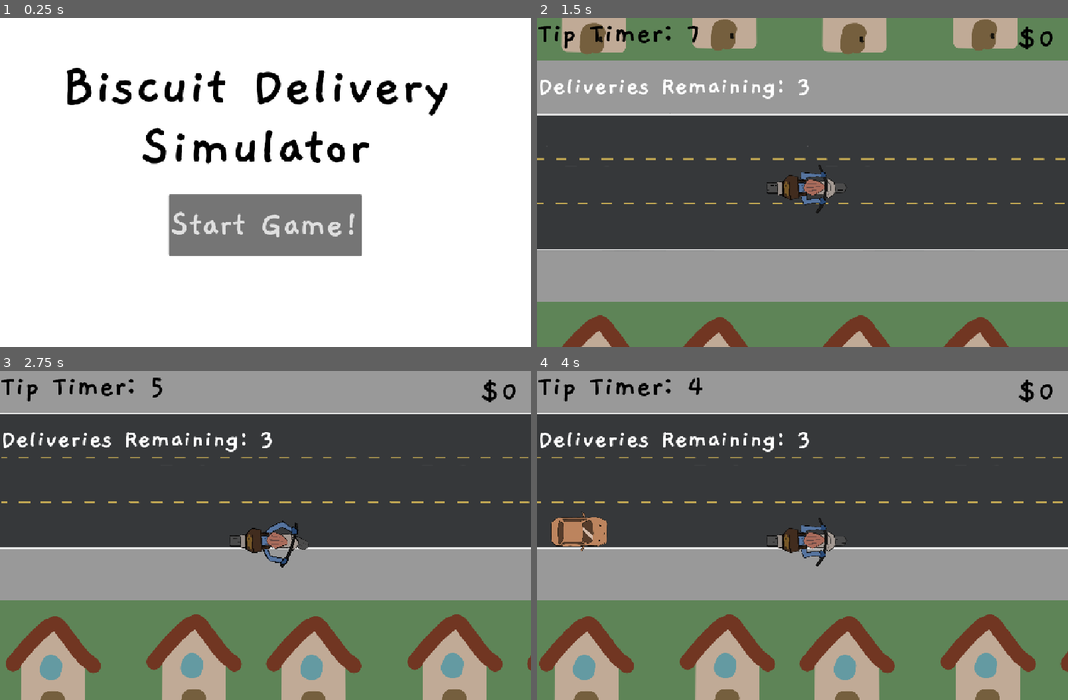
Above: before the commit, frames 1-4 (two rows, left to right).
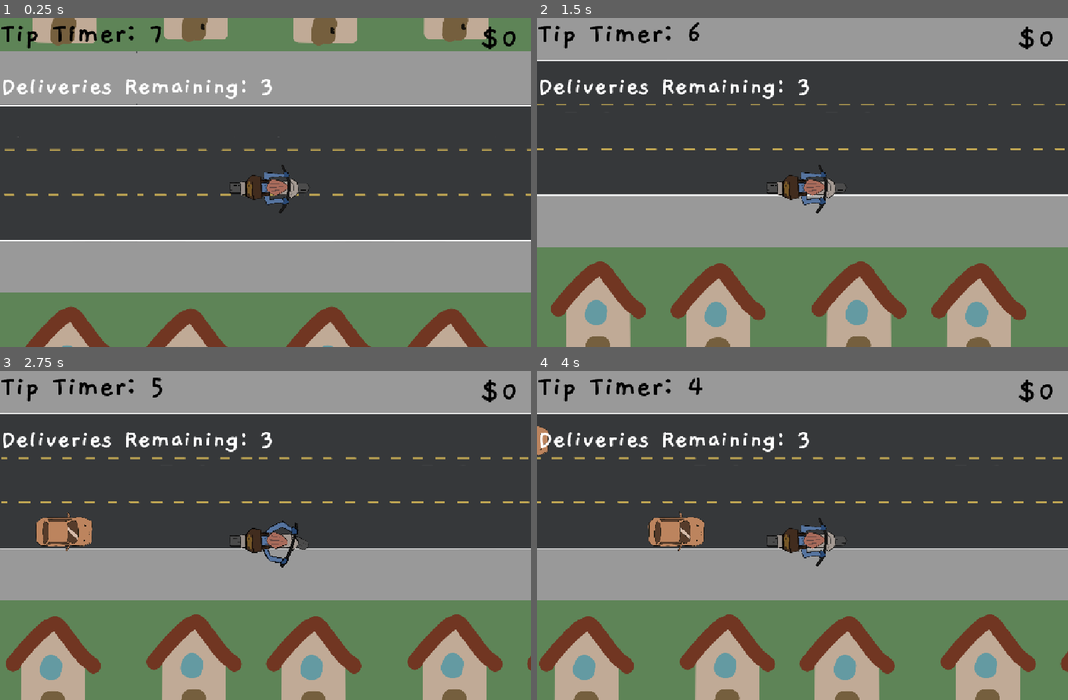
Above: after the commit, the same moments.

Repository: andreaTheCoder/brackeysgamejam
Game: Godot game, scene res://scenes/game.tscn
Same seed, same stepped clock (60 frames per second), same inputs: the game is played once before the commit and once after it. Before the commit the project starts from res://assets/start_screen.tscn.
Inputs (mouse positions are in pixels of both pictures, inside the frame that each line leads up to):
- Up to frame 1 (0.25 s): no input
- Up to frame 2 (1.5 s): click (802, 225) at 0.5 s, where only the run before the commit has a clickable "Start Game!"; hold Right (forward) from 1.28 s (still down); hold Space (button) from 1.28 s (still down)
- Up to frame 3 (2.75 s): release Right (forward) at 2.03 s; release Space (button) at 2.03 s; hold Down (down) from 2.03 s (still down); tap Shift (deliver) at 2.1 s
- Up to frame 4 (4 s): release Down (down) at 2.78 s; hold Space (button) 2.78-3.53 s; hold Right (forward) from 2.78 s (still down); tap Shift (deliver) at 3.6 s

The runs differ from the first frame. In frame 1, 99% of the frame differs, in the area x 0-100%, y 0-100%; in frame 2, 69%; in frame 3, 1.5%; in frame 4, 2.5%.

Commit message:
minor fixes with animation commit I just did

Diff:
--- a/project.godot
+++ b/project.godot
@@ -11,7 +11,7 @@
 [application]
 
 config/name="Brackeys Game Jam"
-run/main_scene="uid://bv8437dil3uww"
+run/main_scene="uid://dx4alm7spt1cb"
 config/features=PackedStringArray("4.4", "GL Compatibility")
 config/icon="res://icon.svg"
 
--- a/scripts/bike.gd
+++ b/scripts/bike.gd
@@ -5,7 +5,7 @@
 const DECEL_SPEED = 5
 const BACKWARDS_MAX_SPEED = -200# rate at which you decelerate when spacebar is let go
 const X_ACCEL = 100.0 # X direction acceleration
-const MAX_SPEED = 350
+const MAX_SPEED = 300
 const X_DECEL = 100 # rate at which you decelerate when spacebar is let go
 # y deceleration speed
 const Y_DECEL = 0.5
@@ -20,6 +20,8 @@
 func _process(delta: float) -> void:
 	if Input.is_action_pressed("up") and velocity.y > 0:
 		animated_sprite_2d.play("default")
+	elif Input.is_action_pressed("down") and velocity.y < 0:
+		animated_sprite_2d.play("default")
 	elif Input.is_action_pressed("up"):
 		animated_sprite_2d.play("turn_up")
 	elif Input.is_action_pressed("down"):
@@ -31,6 +33,12 @@
 
 func _physics_process(delta: float) -> void:
 	_handle_movement(delta)
+	if Input.is_action_pressed("forward"):
+		animated_sprite_2d.play("default")
+	elif Input.is_action_pressed("up"):
+		velocity.y = clamp(velocity.y - X_ACCEL * delta, BACKWARDS_MAX_SPEED, MAX_SPEED) # Add the acceleration to the speed, but only until max speed
+	else:
+		velocity.y = clamp(velocity.y + X_ACCEL * delta, BACKWARDS_MAX_SPEED, MAX_SPEED) # Add the acceleration to the speed, but only until max speed
 	move_and_slide()
 
 
Binary file added: assets/turning motocycle flipped.png
Not shown, added: assets/turning motocycle flipped.png.import
Binary file added: assets/turning motocycle.png
Not shown, added: assets/turning motocycle.png.import
